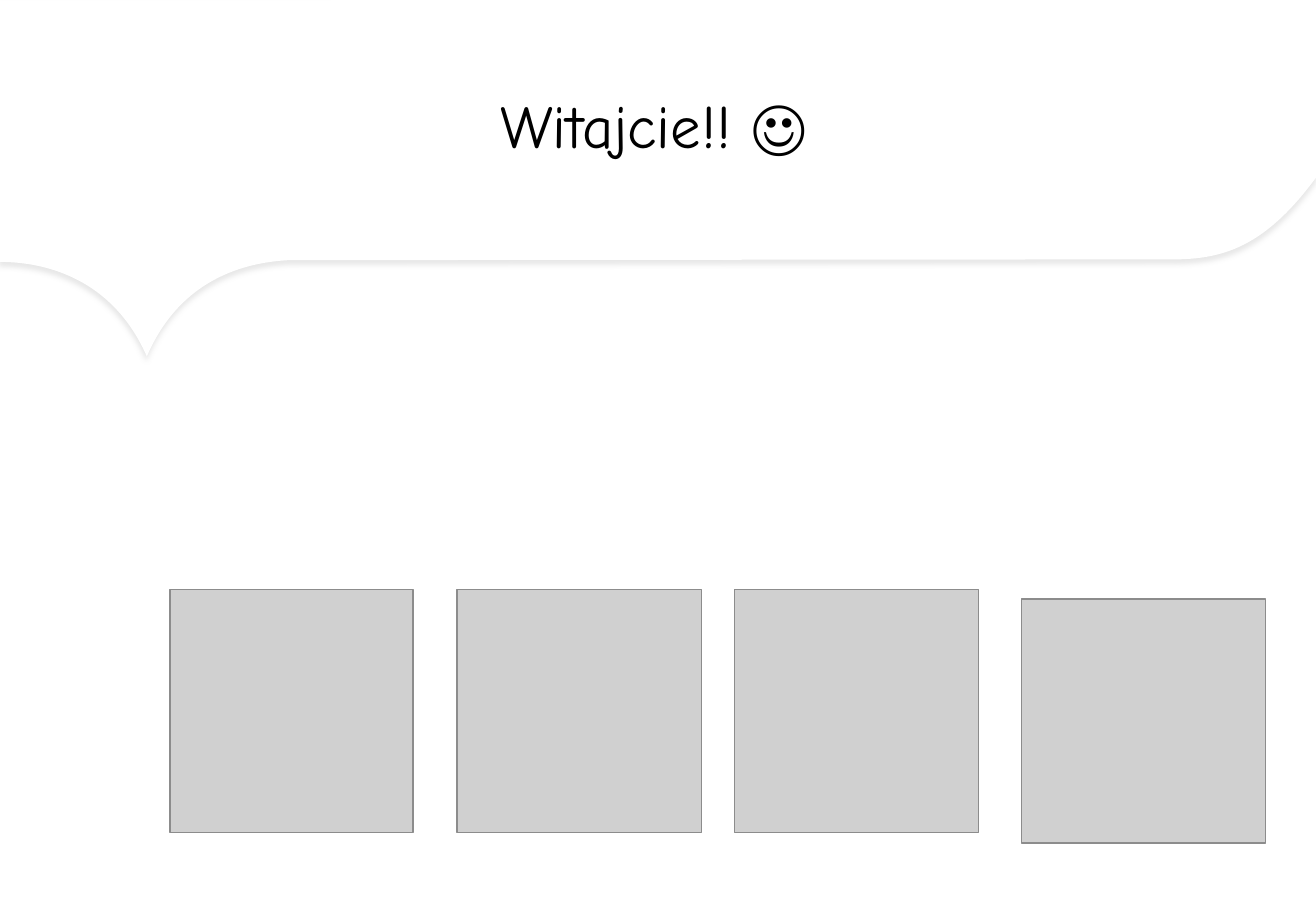
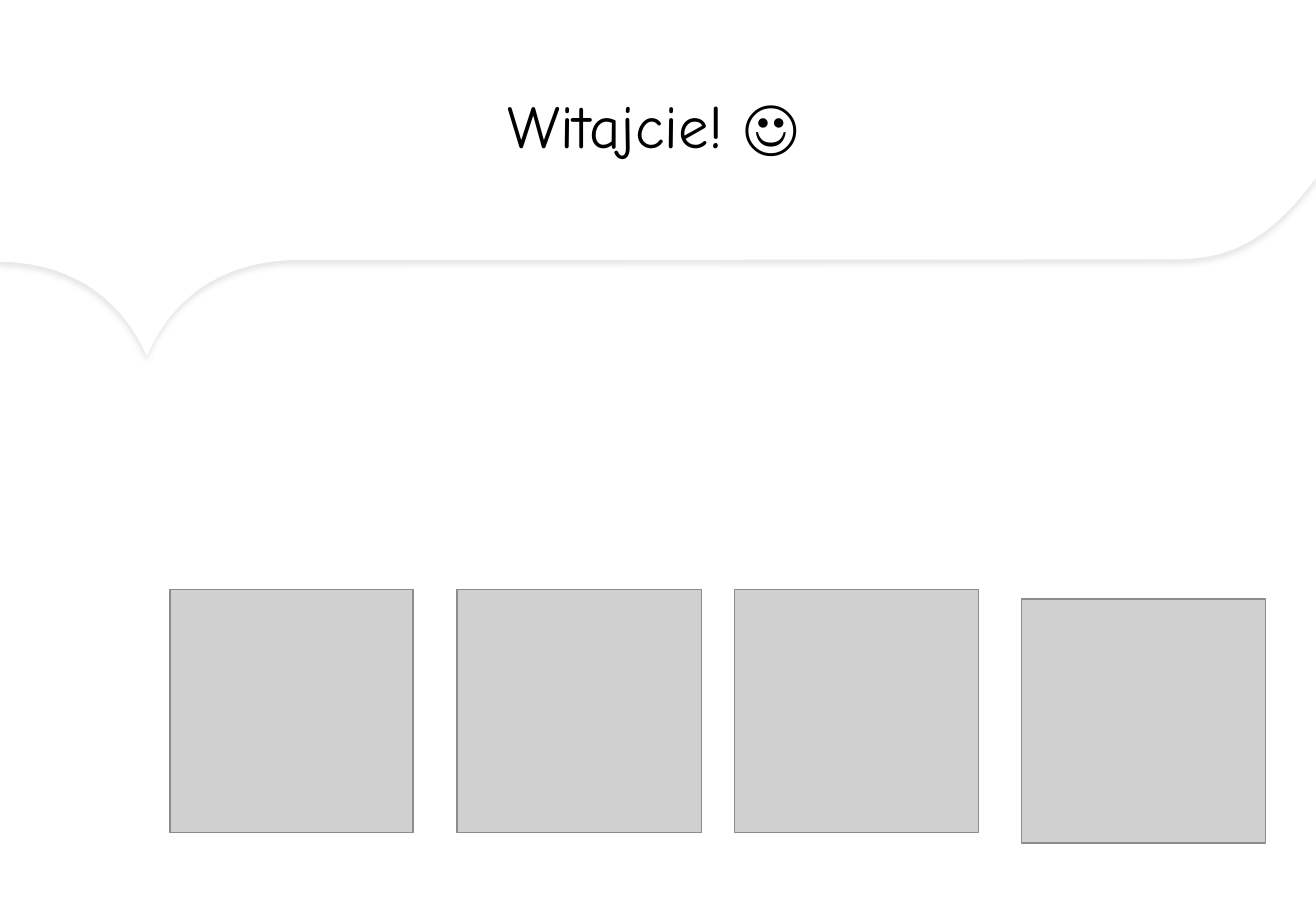
Before and after one commit to RoboCap/organization, a slide deck: slide 1 of agenda/Hello.pptx. Drawn at 1316x911 pixels with LibreOffice and Linux fonts; fonts in the diff are those of the drawing; grey boxes stand for pictures; background and template pictures are left out. Boxes give left, top, right and bottom in pixels: in the first picture for what was removed or moved away, otherwise in the second. Text is boxed around its words. In the diff, an @@ line names an element or a change of style, - is before the commit and + after.

```diff
--- a/agenda/Hello.pptx
+++ b/agenda/Hello.pptx
@@ title at box(507, 106, 723, 159): text changed @@
-Witajcie!! ☺
+Witajcie! ☺
```
Also in this commit, not shown: 1 other slide changed, 1 slide added, 1 slide removed.
